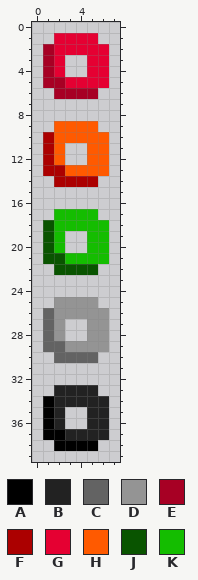
Two states of a pixel-art sprite, games/salvage/res/particles.png. Above: the version before the commit.
The file is 8x40 pixels.
Palette (. is transparent): A #000000  B #222222  C #636363  D #949494  E #a70024  F #ab0000  G #e50032  H #ff5a00  J #095400  K #14bd00
The same view after the edit:
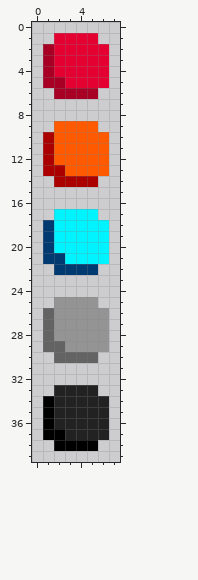
The exact change:
@@ palette @@
-J #095400
+J #003a70
-K #14bd00
+K #00f4ff
@@ x 0..7 @@
  2 .EGGGGG.
- 3 .EG..GG.
- 4 .EG..GG.
+ 3 .EGGGGG.
+ 4 .EGGGGG.
  5 .EEGGGG.
@@ x 0..7 @@
 10 .FHHHHH.
-11 .FH..HH.
-12 .FH..HH.
+11 .FHHHHH.
+12 .FHHHHH.
 13 .FFHHHH.
@@ x 0..7 @@
 18 .JKKKKK.
-19 .JK..KK.
-20 .JK..KK.
+19 .JKKKKK.
+20 .JKKKKK.
 21 .JJKKKK.
@@ x 0..7 @@
 26 .CDDDDD.
-27 .CD..DD.
-28 .CD..DD.
+27 .CDDDDD.
+28 .CDDDDD.
 29 .CCDDDD.
@@ x 0..7 @@
 34 .ABBBBB.
-35 .AB..BB.
-36 .AB..BB.
+35 .ABBBBB.
+36 .ABBBBB.
 37 .AABBBB.
Changed places in both pictures, as pixel boxes (x1, y1, x2, y2):
added: (65, 55, 87, 77)
changed: (43, 143, 109, 275)
added: (65, 319, 87, 341)
added: (65, 407, 87, 429)
